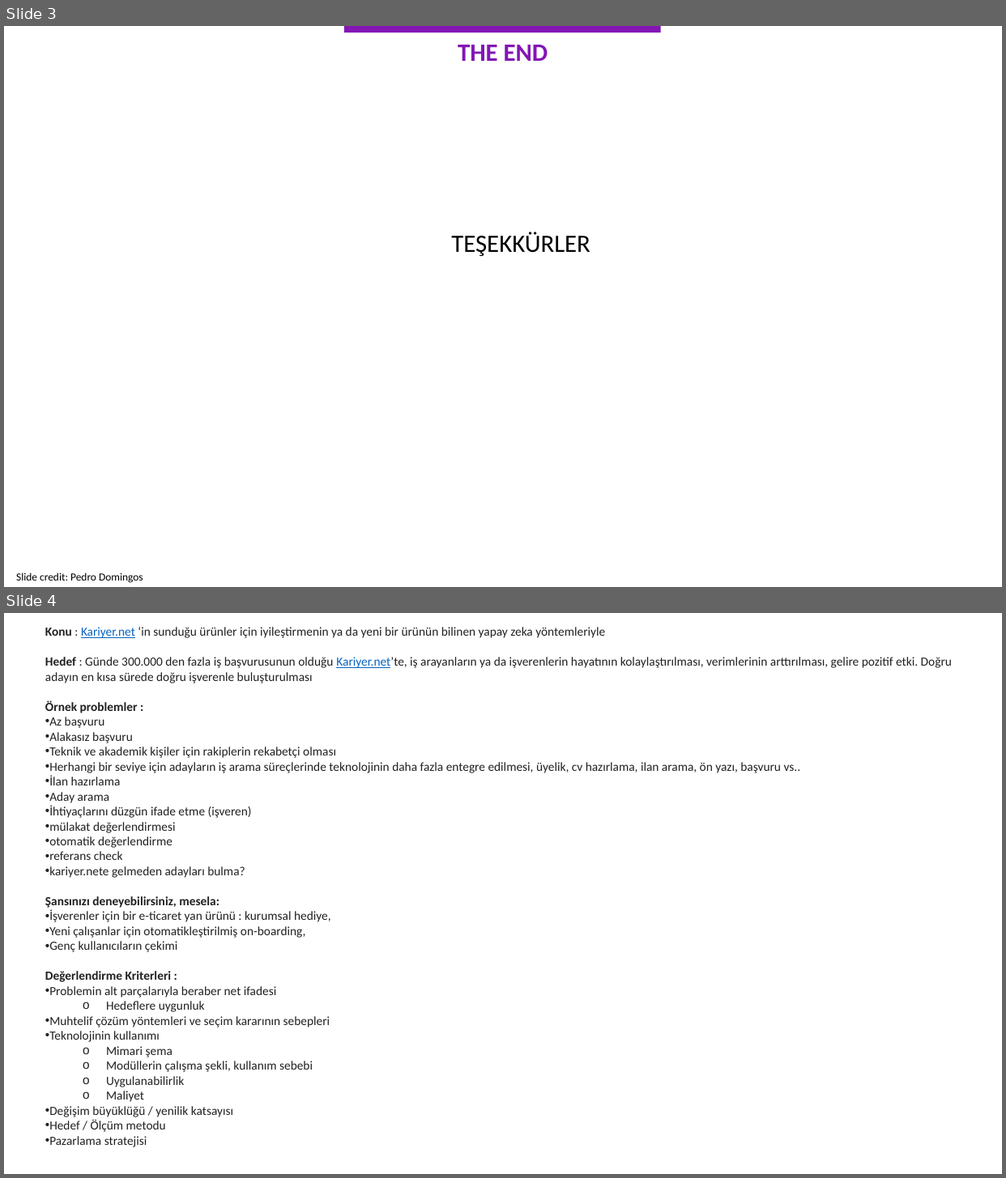
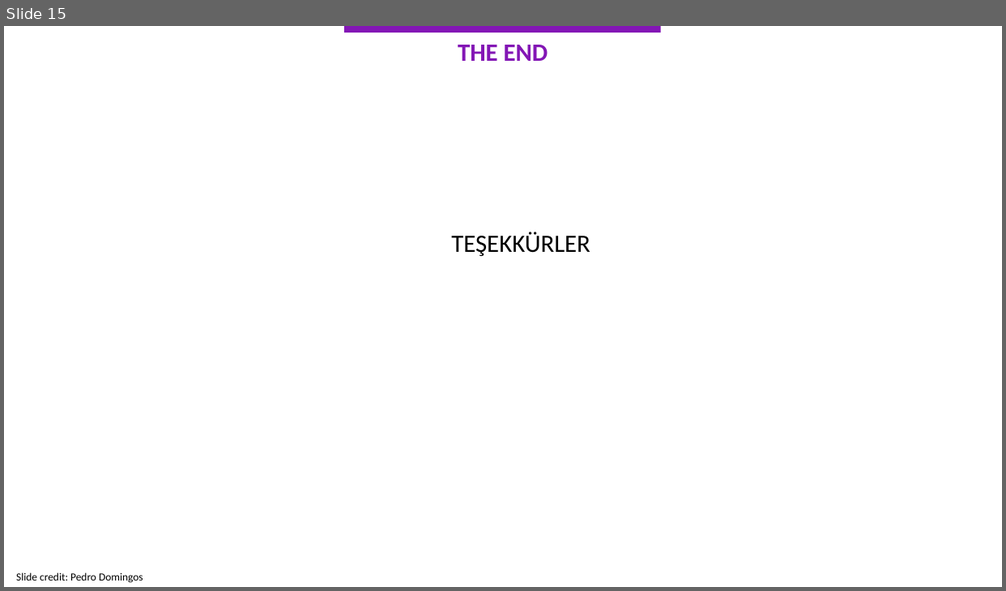
Before and after one commit to kemalcankara/anlp2023, a slide deck: Slides/4.KRY-ANLP_11Mayis.pptx. Shown one above the other, each under a label of ours: slides 3 and 4 before the commit, slide 15 after it. The pictures are 1006x1178 and 1006x591 pixels, drawn with LibreOffice and Linux fonts; fonts in the diff are those of the drawing. Boxes give left, top, right and bottom in pixels: in the first picture for what was removed or moved away, otherwise in the second. Text is boxed around its words. In the diff, an @@ line names an element or a change of style, - is before the commit and + after.

```diff
--- a/Slides/4.KRY-ANLP_11Mayis.pptx
+++ b/Slides/4.KRY-ANLP_11Mayis.pptx
@@ slide 4 removed at (4, 613, 1002, 1174), background #FFFFFF @@
@@ text removed at (45, 627, 952, 1148) @@
-Konu : Kariyer.net ‘in sunduğu ürünler için iyileştirmenin ya da yeni bir ürünün bilinen yapay zeka yöntemleriyle
-Hedef : Günde 300.000 den fazla iş başvurusunun olduğu Kariyer.net’te, iş arayanların ya da işverenlerin hayatının kolaylaştırılması, verimlerinin arttırılması, gelire pozitif etki. Doğru adayın en kısa sürede doğru işverenle buluşturulması
-Örnek problemler :
-• Az başvuru
-• Alakasız başvuru
-• Teknik ve akademik kişiler için rakiplerin rekabetçi olması
-• Herhangi bir seviye için adayların iş arama süreçlerinde teknolojinin daha fazla entegre edilmesi, üyelik, cv hazırlama, ilan arama, ön yazı, başvuru vs..
-• İlan hazırlama
-• Aday arama
-• İhtiyaçlarını düzgün ifade etme (işveren)
-• mülakat değerlendirmesi
-• otomatik değerlendirme
-• referans check
-• kariyer.nete gelmeden adayları bulma?
-Şansınızı deneyebilirsiniz, mesela:
-• İşverenler için bir e-ticaret yan ürünü : kurumsal hediye,
-• Yeni çalışanlar için otomatikleştirilmiş on-boarding,
-• Genç kullanıcıların çekimi
-Değerlendirme Kriterleri :
-• Problemin alt parçalarıyla beraber net ifadesi
-  o Hedeflere uygunluk
-• Muhtelif çözüm yöntemleri ve seçim kararının sebepleri
-• Teknolojinin kullanımı
-  o Mimari şema
-  o Modüllerin çalışma şekli, kullanım sebebi
-  o Uygulanabilirlik
-  o Maliyet
-• Değişim büyüklüğü / yenilik katsayısı
-• Hedef / Ölçüm metodu
-• Pazarlama stratejisi
@@ what was slide 3 is now slide 15 @@
```
Also in this commit, not shown: 1 slide changed, 12 slides added, 1 other slide removed, 9 other files.
